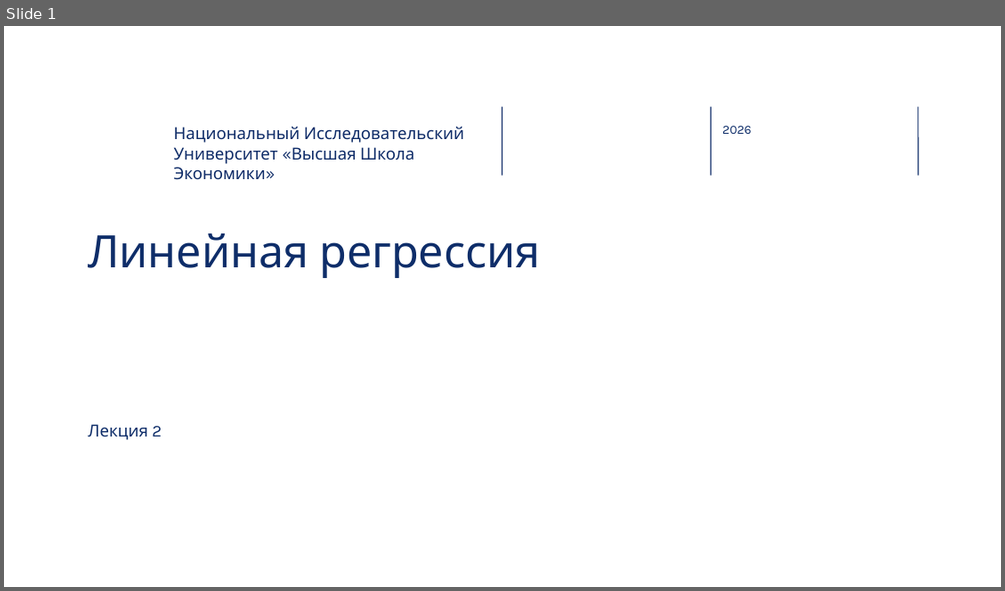
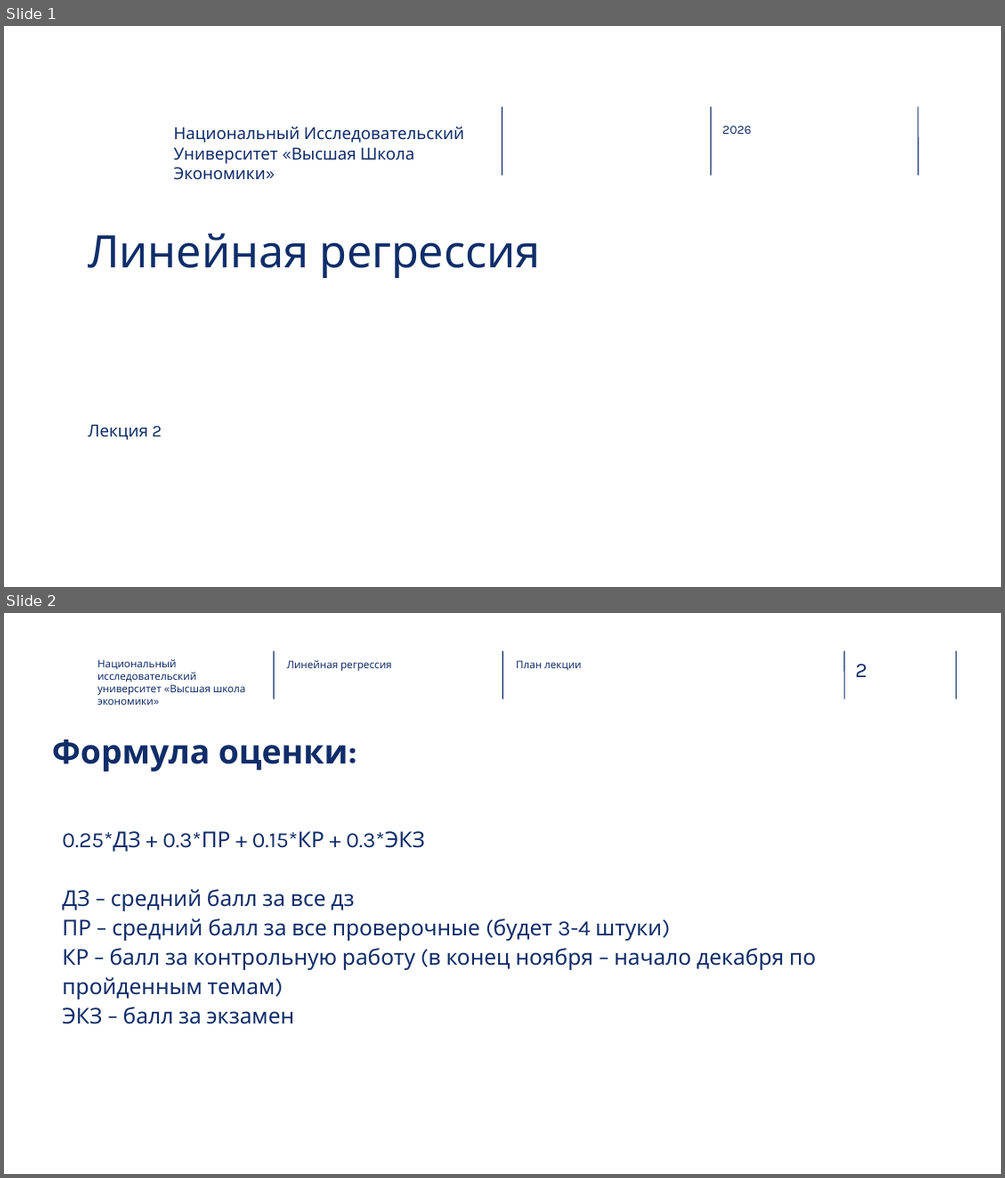
Before and after one commit to RAVasiliev/ML-FTiAD-2026, a slide deck: week02/source/lecture02.pptx. Shown one above the other, each under a label of ours: slide 1 before the commit, slides 1 and 2 after it. The pictures are 1005x591 and 1005x1178 pixels, drawn with LibreOffice and Linux fonts; fonts in the diff are those of the drawing; background and template pictures are left out. Boxes give left, top, right and bottom in pixels: in the first picture for what was removed or moved away, otherwise in the second. Text is boxed around its words. In the diff, an @@ line names an element or a change of style, - is before the commit and + after.

Commit message:
Обновить исходник лекции 2 до v9

```diff
--- a/week02/source/lecture02.pptx
+++ b/week02/source/lecture02.pptx
@@ slide 2 added at [4, 613, 1001, 1174], background picture (left out) @@
@@ text added at [97, 659, 246, 705], 10 pt, text #102D69 @@
+Национальный исследовательский
+университет «Высшая школа
+экономики»
@@ line added from (274, 651) to (274, 699), #102D69 1 pt @@
@@ text added at [287, 660, 392, 671], 10 pt, text #0E2D69 @@
+Линейная регрессия
@@ line added from (502, 651) to (502, 699), #102D69 1 pt @@
@@ text added at [516, 660, 582, 670], 10 pt, text #0E2D69 @@
+План лекции
@@ line added from (844, 651) to (844, 699), #102D69 1 pt @@
@@ page number added at [855, 664, 867, 677], 20 pt, text #102D69 @@
+2
@@ line added from (956, 651) to (956, 699), #102D69 1 pt @@
@@ title added at [52, 739, 348, 771], 32 pt, text #102D69, bold @@
+Формула оценки:
@@ text added at [62, 831, 816, 1024], 21 pt, text #102D69 @@
+0.25*ДЗ + 0.3*ПР + 0.15*КР + 0.3*ЭКЗ
+ДЗ – средний балл за все дз
+ПР – средний балл за все проверочные (будет 3-4 штуки)
+КР – балл за контрольную работу (в конец ноября – начало декабря по пройденным темам)
+ЭКЗ – балл за экзамен
```
Also in this commit, not shown: 1 other slide added.
